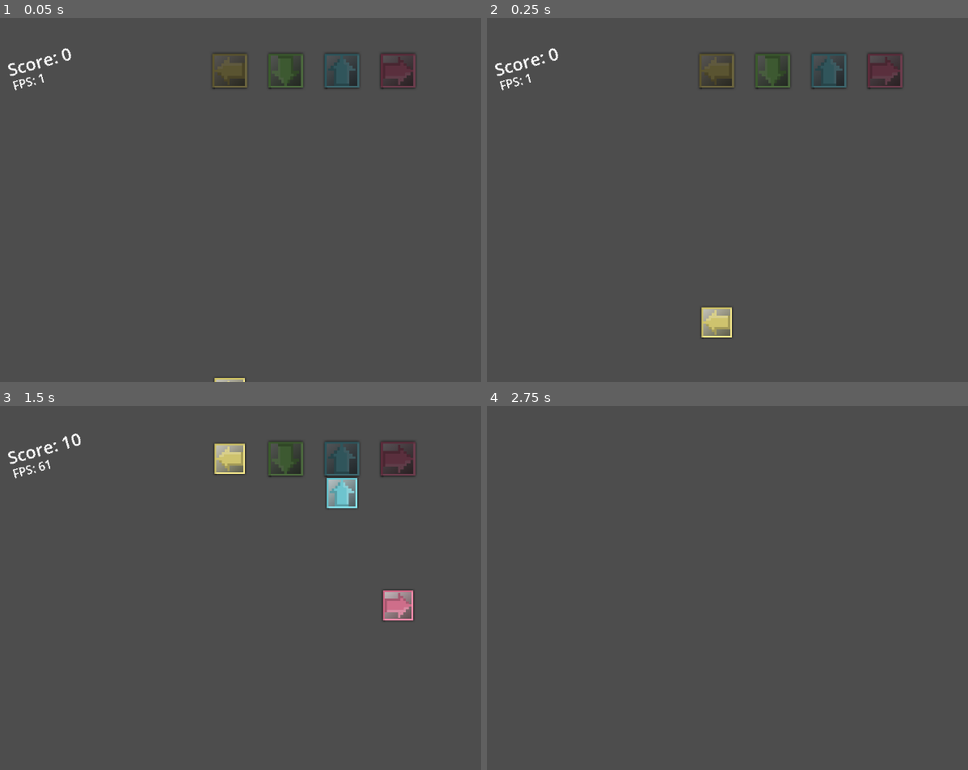
Above: before the commit, frames 1-4 (two rows, left to right).
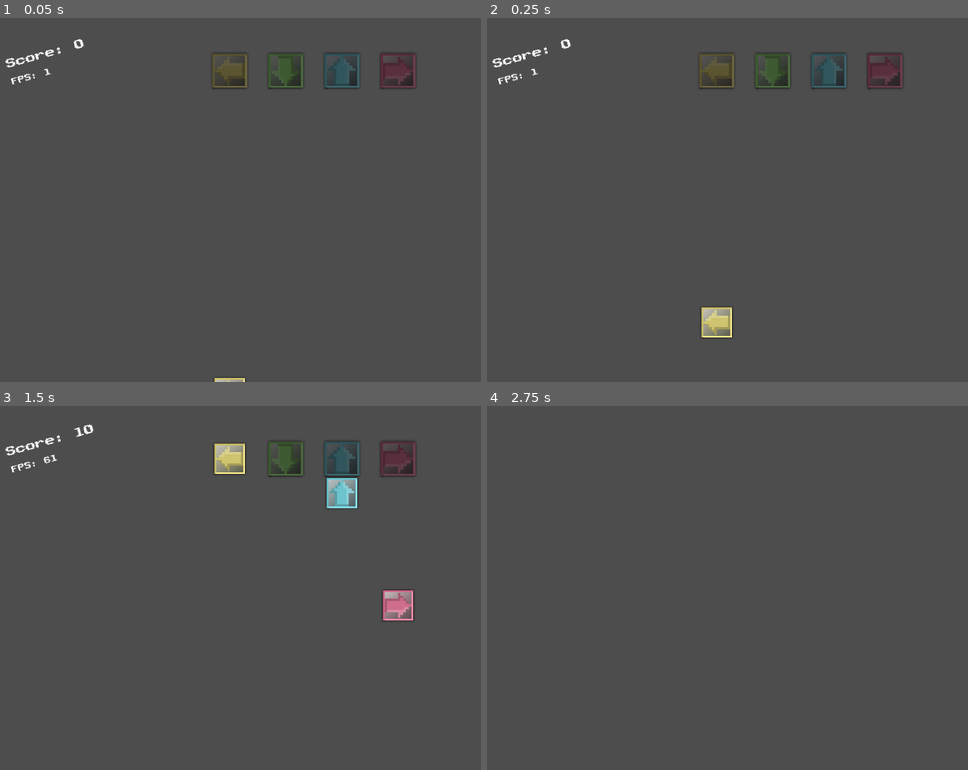
Above: after the commit, the same moments.

Repository: LudumSJB/The-Limited
Game: Godot game, scene res://scenes/RhythmMinigame.tscn
Same seed, same stepped clock (60 frames per second), same inputs: the game is played once before the commit and once after it. This scene is started directly instead of the project's main scene.
Inputs:
- Up to frame 1 (0.05 s): no input
- Up to frame 2 (0.25 s): no input
- Up to frame 3 (1.5 s): tap Enter (ui_accept) at 0.5, 0.77 s; hold D (right) from 0.53 s (still down); tap Space (action_button) at 0.6 s; tap N (next_level) at 1.35 s
- Up to frame 4 (2.75 s): tap Enter (ui_accept) at 1.52 s; release D (right) at 2.03 s; hold A (left) from 2.03 s (still down); tap Space (action_button) at 2.1 s

The runs differ from the first frame. In frame 1, 0.5% of the frame differs, in the area x 1-18%, y 5-20%; in frame 2, 0.5%; in frame 3, 0.6%, in the area x 1-20%, y 5-20%; in frame 4, nothing differs.

Commit message:
font for rhythm game

Diff:
--- a/scenes/RhythmMinigame.tscn
+++ b/scenes/RhythmMinigame.tscn
@@ -9,6 +9,7 @@
 [ext_resource type="Texture2D" uid="uid://cuiinpf3ytpcs" path="res://assets/images/arrow4.png" id="7_c7hc3"]
 [ext_resource type="Script" path="res://scripts/Conductor.gd" id="7_u1p3x"]
 [ext_resource type="Script" path="res://scripts/FpsLabel.gd" id="9_5aavs"]
+[ext_resource type="FontFile" uid="uid://c0apde5o5da0g" path="res://assets/fonts/PublicPixel.ttf" id="9_ii8yx"]
 
 [sub_resource type="Animation" id="Animation_jf2fw"]
 resource_name = "player_lose"
@@ -290,7 +291,8 @@
 offset_right = 141.0
 offset_bottom = 118.57
 rotation = -0.268526
-theme_override_font_sizes/font_size = 31
+theme_override_fonts/font = ExtResource("9_ii8yx")
+theme_override_font_sizes/font_size = 18
 text = "Score: 0"
 
 [node name="FpsLabel" type="Label" parent="UIHolder"]
@@ -299,7 +301,8 @@
 offset_right = 152.0
 offset_bottom = 154.0
 rotation = -0.268526
-theme_override_font_sizes/font_size = 21
+theme_override_fonts/font = ExtResource("9_ii8yx")
+theme_override_font_sizes/font_size = 12
 text = "FPS: 0"
 script = ExtResource("9_5aavs")
 
Not shown: 1 places in scenes/MainMenu.tscn that only renumber resources
Not shown: 1 places in scenes/RhythmMinigame.tscn that only renumber resources
